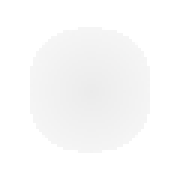
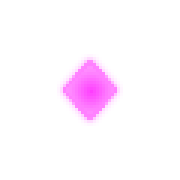
Before/after of a 180 x 180 layered artwork. What changed in the layer stack:
added layer "rombo" above "rombo_aura" over 60, 57, 120, 123
added layer "rombo_aura" above "rombo_fill copy" over 54, 51, 126, 129
added layer "rombo_fill copy" (76%) above "rombo_fill_template" over 66, 63, 114, 117
hid "button2_fill" over 30, 27, 150, 153
hid "button2" over 30, 27, 150, 153
hid "button2 copy" over 30, 27, 150, 153
